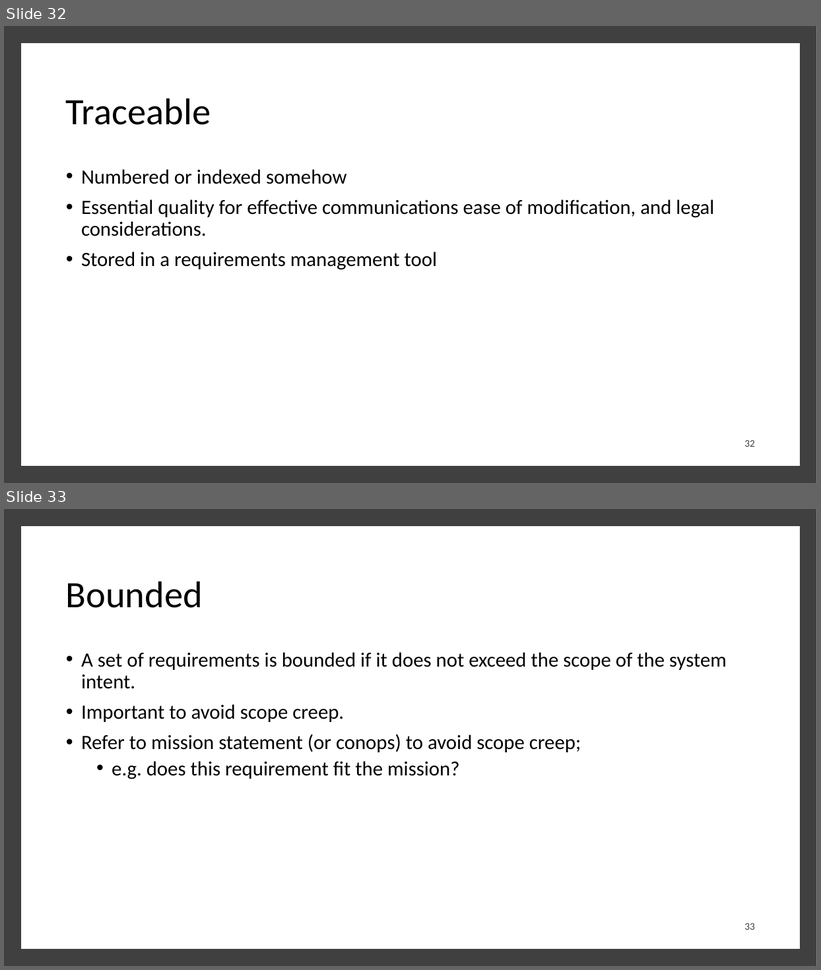
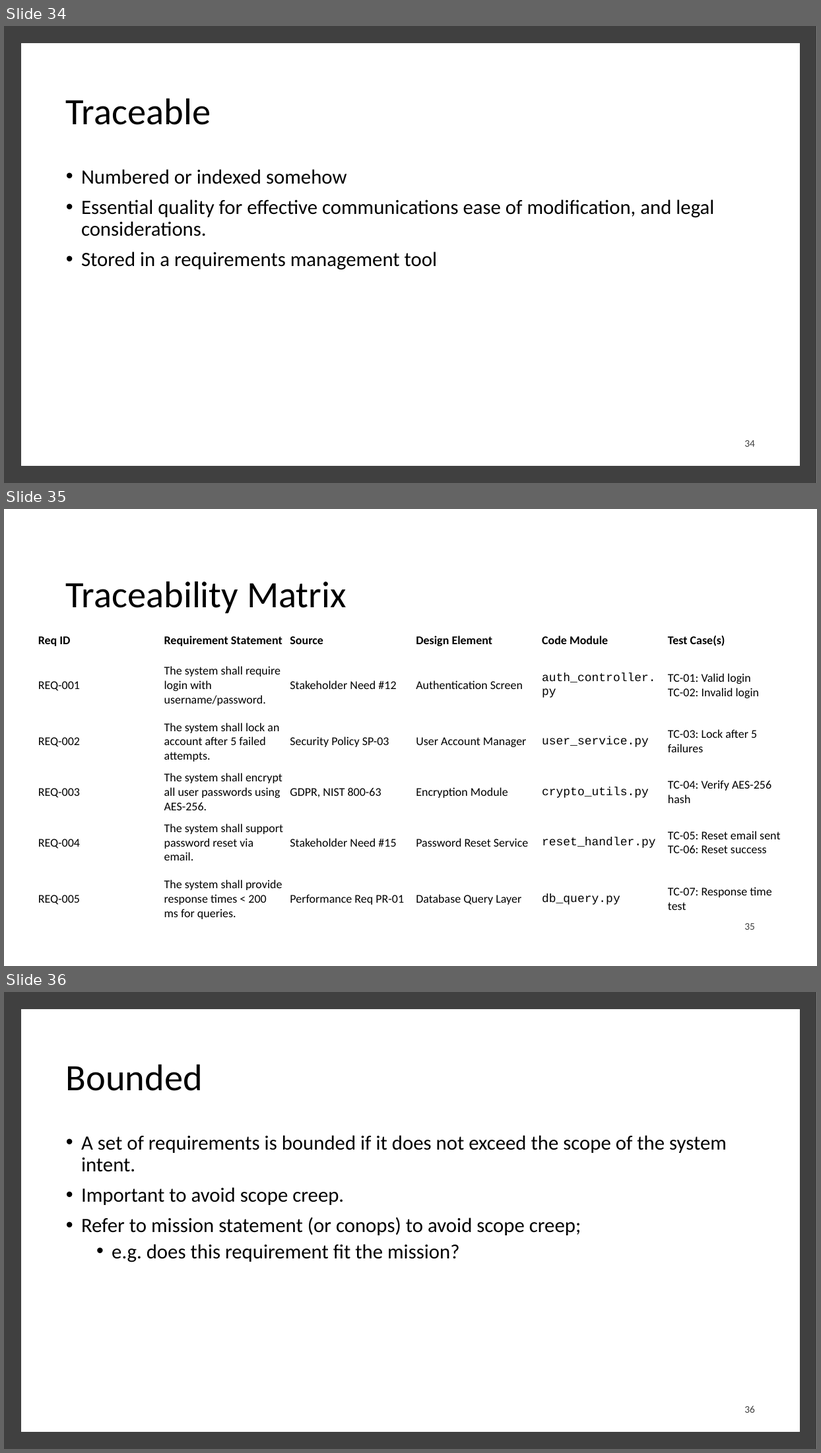
Before and after one commit to kthanasi-git/SW_Engineering, a slide deck: SOFTWARE ENGINEERING/SLIDES/4-Requirements Documentation.pptx. Shown one above the other, each under a label of ours: slides 32 and 33 before the commit, slides 34, 35 and 36 after it. The pictures are 821x970 and 821x1453 pixels, drawn with LibreOffice and Linux fonts; fonts in the diff are those of the drawing. Boxes give left, top, right and bottom in pixels: in the first picture for what was removed or moved away, otherwise in the second. Text is boxed around its words. In the diff, an @@ line names an element or a change of style, - is before the commit and + after.

```diff
--- a/SOFTWARE ENGINEERING/SLIDES/4-Requirements Documentation.pptx
+++ b/SOFTWARE ENGINEERING/SLIDES/4-Requirements Documentation.pptx
@@ slide 35 added at (4, 509, 817, 966), background #FFFFFF @@
@@ title added at (66, 581, 347, 613), 44 pt, text #000000 @@
+Traceability Matrix
@@ table added at (35, 627, 793, 931), 6 rows, 6 columns @@
+Req ID | Requirement Statement | Source | Design Element | Code Module | Test Case(s)
+REQ-001 | The system shall require login with username/password. | Stakeholder Need #12 | Authentication Screen | auth_controller.py | TC-01: Valid login TC-02: Invalid login
+REQ-002 | The system shall lock an account after 5 failed attempts. | Security Policy SP-03 | User Account Manager | user_service.py | TC-03: Lock after 5 failures
+REQ-003 | The system shall encrypt all user passwords using AES-256. | GDPR, NIST 800-63 | Encryption Module | crypto_utils.py | TC-04: Verify AES-256 hash
+REQ-004 | The system shall support password reset via email. | Stakeholder Need #15 | Password Reset Service | reset_handler.py | TC-05: Reset email sent TC-06: Reset success
+REQ-005 | The system shall provide response times < 200 ms for queries. | Performance Req PR-01 | Database Query Layer | db_query.py | TC-07: Response time test
@@ page number added at (745, 923, 755, 930), 12 pt, text #404040 @@
+35
@@ what was slide 32 is now slide 34 @@
@@ page number at (745, 440, 755, 447): text changed @@
-32
+34
@@ what was slide 33 is now slide 36 @@
@@ page number at (745, 1406, 755, 1413): text changed @@
-33
+36
```
Also in this commit, not shown: 9 slides changed, 2 other slides added, 6 other files.
